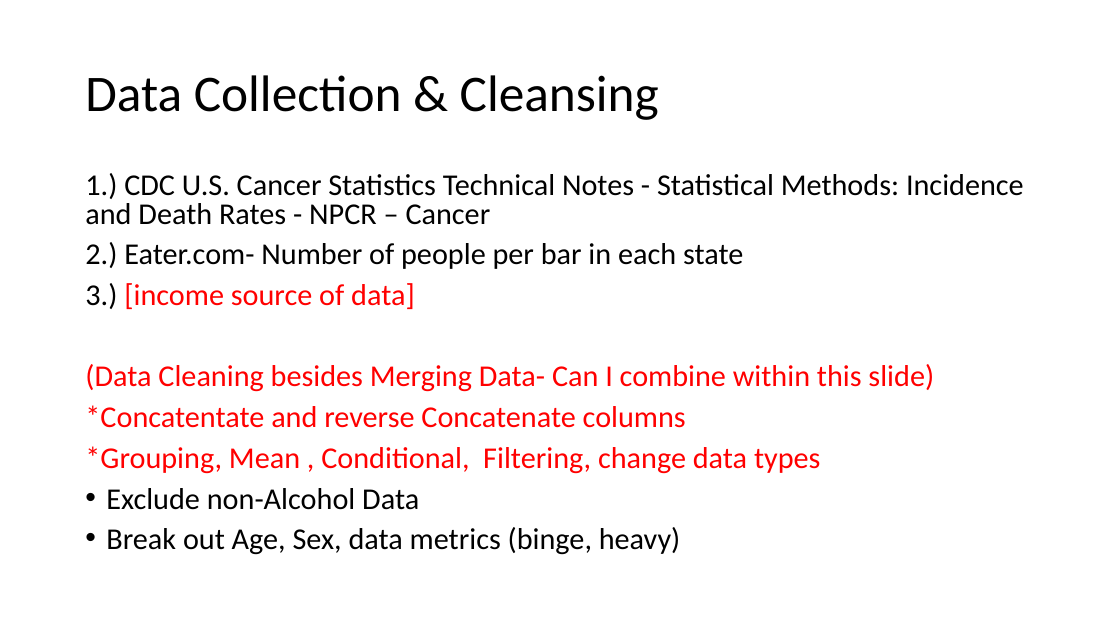
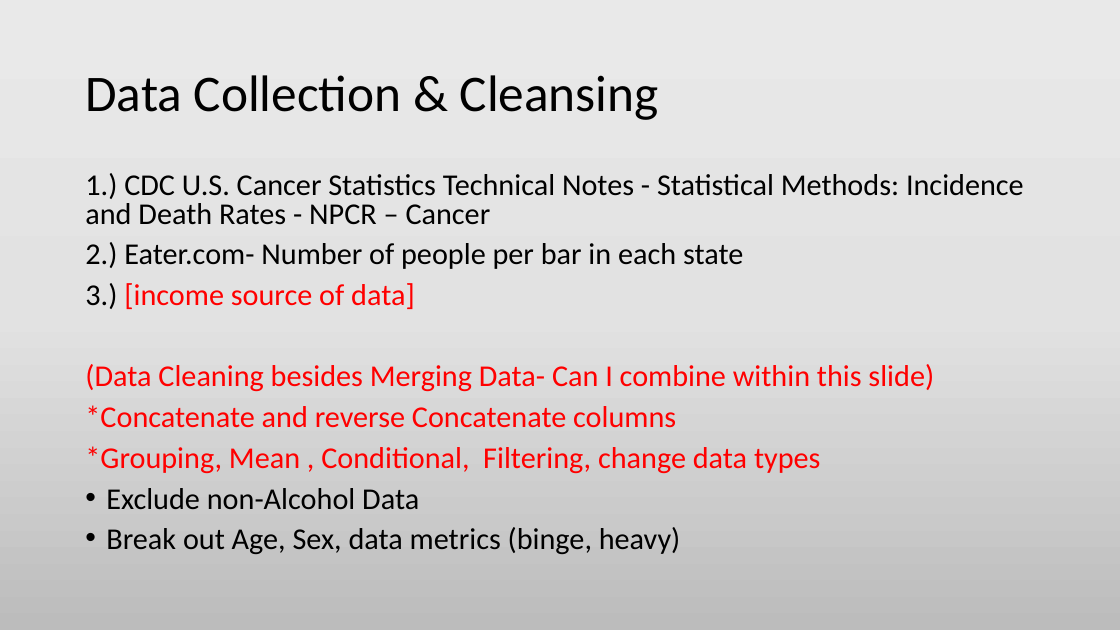
Before and after one commit to cmtaflin/Groupb2, a slide deck: slide 4 of Caused of Alcoholism.pptx. Drawn at 1120x630 pixels with LibreOffice and Linux fonts; fonts in the diff are those of the drawing. Boxes give left, top, right and bottom in pixels: in the first picture for what was removed or moved away, otherwise in the second. Text is boxed around its words. In the diff, an @@ line names an element or a change of style, - is before the commit and + after.

```diff
--- a/Caused of Alcoholism.pptx
+++ b/Caused of Alcoholism.pptx
@@ background #FFFFFF to gradient #EBEAEA to #E4E3E3 to #BDBCBC @@
@@ text at [85, 405, 676, 428]: text changed @@
-*Concatentate and reverse Concatenate columns
+*Concatenate and reverse Concatenate columns
```
Also in this commit, not shown: 9 other slides changed, 4 slides added, 5 other files.
